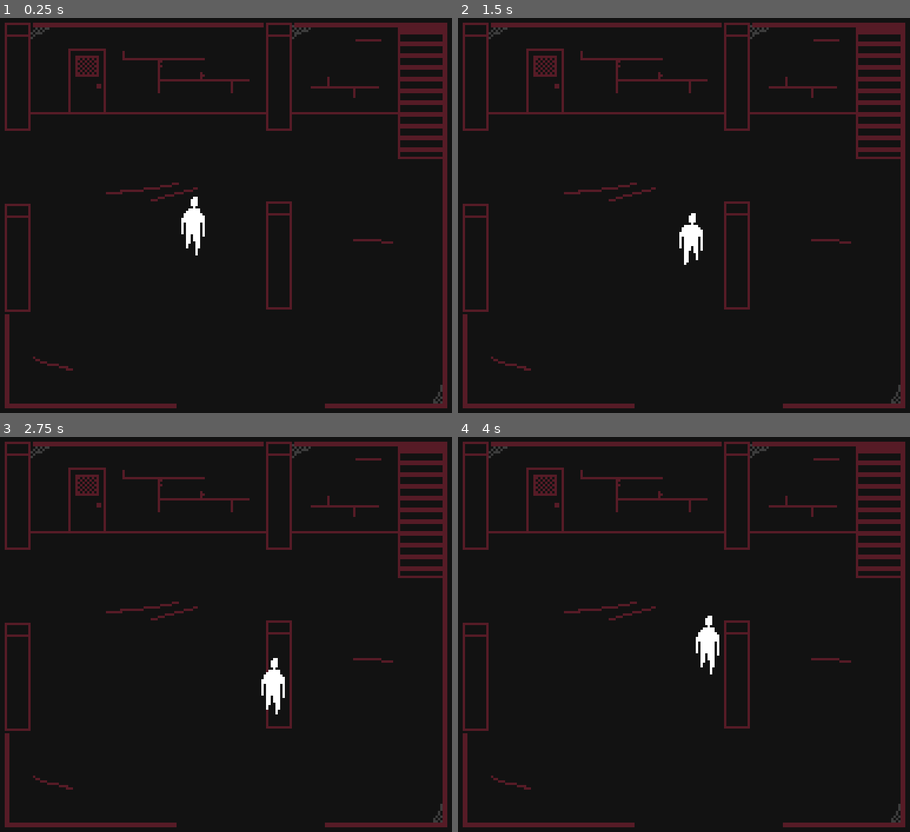
Above: before the commit, frames 1-4 (two rows, left to right).
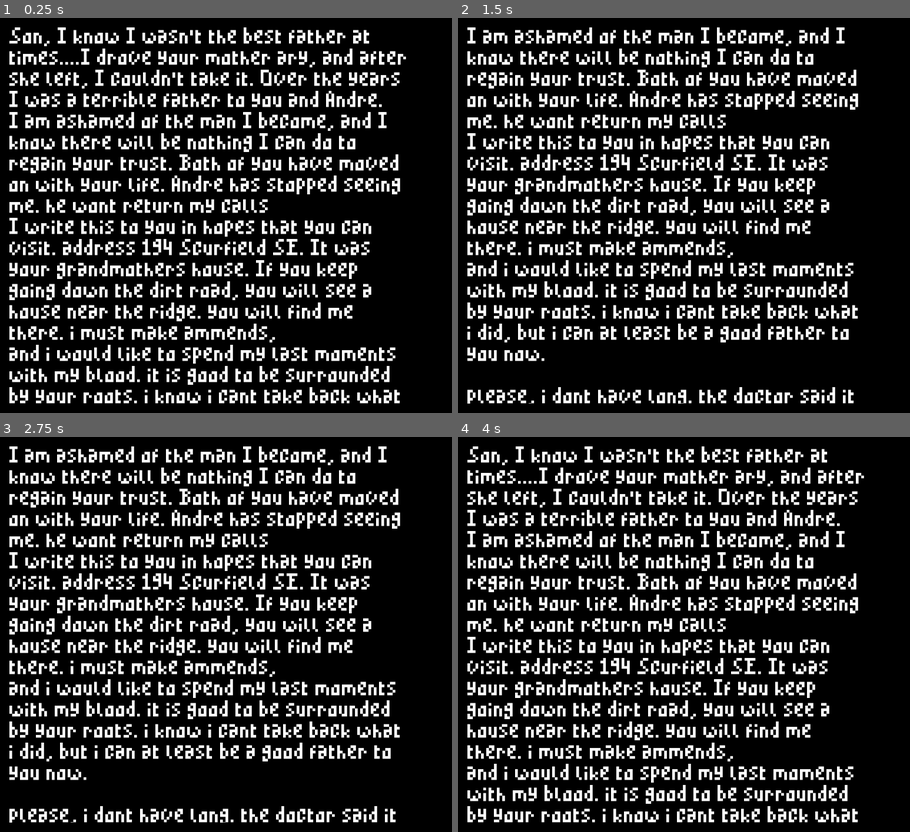
Above: after the commit, the same moments.

Repository: matthew-hre/GGJ2023
Game: Godot game, scene res://Scenes/Game.tscn
Same seed, same stepped clock (60 frames per second), same inputs: the game is played once before the commit and once after it.
Inputs:
- Up to frame 1 (0.25 s): no input
- Up to frame 2 (1.5 s): tap Enter at 0.5 s; hold D (right) 0.53-1.28 s; hold Down (down) from 1.28 s (still down)
- Up to frame 3 (2.75 s): release Down (down) at 2.03 s; hold D (right) from 2.03 s (still down)
- Up to frame 4 (4 s): release D (right) at 2.78 s; hold W (up) 2.78-3.53 s; hold A (left) from 3.53 s (still down)

The runs differ from the first frame. In frame 1, 28% of the frame differs, in the area x 1-99%, y 1-99%; in frame 2, 26%; in frame 3, 26%; in frame 4, 29%.

Commit message:
added note manager

Diff:
--- /dev/null
+++ b/Assets/Fonts/notefont.tres
@@ -0,0 +1,9 @@
+[gd_resource type="DynamicFont" load_steps=2 format=2]
+
+[ext_resource path="res://Assets/Fonts/MinimalPixel v2.ttf" type="DynamicFontData" id=1]
+
+[resource]
+size = 8
+outline_color = Color( 1, 1, 1, 0 )
+use_filter = true
+font_data = ExtResource( 1 )
--- a/Scenes/Game.tscn
+++ b/Scenes/Game.tscn
@@ -1,10 +1,11 @@
-[gd_scene load_steps=11 format=2]
+[gd_scene load_steps=12 format=2]
 
 [ext_resource path="res://Scenes/Player.tscn" type="PackedScene" id=1]
 [ext_resource path="res://Assets/template/template-top.png" type="Texture" id=2]
 [ext_resource path="res://Assets/template/template-base.png" type="Texture" id=3]
+[ext_resource path="res://Scenes/NoteManager.tscn" type="PackedScene" id=4]
 
-[sub_resource type="GDScript" id=7]
+[sub_resource type="GDScript" id=1]
 script/source = "extends Sprite
 
 
@@ -38,16 +39,21 @@
 [sub_resource type="RectangleShape2D" id=6]
 extents = Vector2( 10, 30.5206 )
 
-[sub_resource type="RectangleShape2D" id=1]
+[sub_resource type="RectangleShape2D" id=7]
 extents = Vector2( 5.48839, 10.1987 )
 
 [node name="Game" type="Node"]
+
+[node name="NoteManager" type="Node2D" parent="."]
+z_index = 4096
+
+[node name="NoteManager" parent="NoteManager" instance=ExtResource( 4 )]
 
 [node name="TopLayer" type="Sprite" parent="."]
 z_index = 1
 texture = ExtResource( 2 )
 centered = false
-script = SubResource( 7 )
+script = SubResource( 1 )
 
 [node name="Player" parent="." instance=ExtResource( 1 )]
 position = Vector2( 82, 88 )
--- /dev/null
+++ b/Scenes/NoteManager.gd
@@ -0,0 +1,38 @@
+extends Control
+
+var file = File.new()
+var text = ""
+var wrap_width = 0
+var current_line = 0
+
+var font = load("res://Assets/Fonts/notefont.tres")
+
+func _ready():
+	# set z index to 1000 so it's on top of everything
+
+	file.open("res://Assets/notes/note1.txt", File.READ)
+	text = file.get_as_text()
+	file.close()
+
+	wrap_width = get_viewport_rect().size.x - 20
+	current_line = 0
+
+func _draw():
+	draw_rect(Rect2(0, 0, get_viewport_rect().size.x, get_viewport_rect().size.y), Color(0, 0, 0, 1))
+	$RichTextLabel.bbcode_text = text
+	$RichTextLabel.get_child(0).modulate.a = 0
+
+func _input(event):
+	# in the player presses the down key, scroll down
+	if event.is_action_pressed("down"):
+		if current_line < $RichTextLabel.get_line_count() - 1:
+			current_line += 1
+			$RichTextLabel.scroll_to_line(current_line)
+		$RichTextLabel.scroll_to_line(current_line)
+
+	# if the player presses the up key, scroll up
+	if event.is_action_pressed("up"):
+		if current_line > 0:
+			current_line -= 1
+			$RichTextLabel.scroll_to_line(current_line)
+		$RichTextLabel.scroll_to_line(current_line)
--- /dev/null
+++ b/Scenes/NoteManager.tscn
@@ -0,0 +1,23 @@
+[gd_scene load_steps=3 format=2]
+
+[ext_resource path="res://Scenes/NoteManager.gd" type="Script" id=1]
+[ext_resource path="res://Assets/Fonts/notefont.tres" type="DynamicFont" id=2]
+
+[node name="NoteManager" type="Control"]
+anchor_right = 1.0
+anchor_bottom = 1.0
+script = ExtResource( 1 )
+__meta__ = {
+"_edit_use_anchors_": false
+}
+
+[node name="RichTextLabel" type="RichTextLabel" parent="."]
+margin_left = 4.0
+margin_top = 4.0
+margin_right = 188.0
+margin_bottom = 164.0
+custom_fonts/normal_font = ExtResource( 2 )
+text = "	"
+__meta__ = {
+"_edit_use_anchors_": false
+}
--- a/project.godot
+++ b/project.godot
@@ -21,33 +21,33 @@
 window/size/resizable=false
 window/size/test_width=960
 window/size/test_height=840
-window/stretch/mode="viewport"
+window/stretch/mode="2d"
 window/stretch/aspect="keep"
 
 [input]
 
 up={
 "deadzone": 0.5,
-"events": [ Object(InputEventKey,"resource_local_to_scene":false,"resource_name":"","device":0,"alt":false,"shift":false,"control":false,"meta":false,"command":false,"pressed":false,"scancode":87,"physical_scancode":0,"unicode":0,"echo":false,"script":null)
-, Object(InputEventKey,"resource_local_to_scene":false,"resource_name":"","device":0,"alt":false,"shift":false,"control":false,"meta":false,"command":false,"pressed":false,"scancode":16777232,"physical_scancode":0,"unicode":0,"echo":false,"script":null)
+"events": [ Object(InputEventKey,"resource_local_to_scene":false,"resource_name":"","device":0,"alt":false,"shift":false,"control":false,"meta":false,"command":false,"pressed":false,"scancode":87,"unicode":0,"echo":false,"script":null)
+, Object(InputEventKey,"resource_local_to_scene":false,"resource_name":"","device":0,"alt":false,"shift":false,"control":false,"meta":false,"command":false,"pressed":false,"scancode":16777232,"unicode":0,"echo":false,"script":null)
  ]
 }
 down={
 "deadzone": 0.5,
-"events": [ Object(InputEventKey,"resource_local_to_scene":false,"resource_name":"","device":0,"alt":false,"shift":false,"control":false,"meta":false,"command":false,"pressed":false,"scancode":16777234,"physical_scancode":0,"unicode":0,"echo":false,"script":null)
-, Object(InputEventKey,"resource_local_to_scene":false,"resource_name":"","device":0,"alt":false,"shift":false,"control":false,"meta":false,"command":false,"pressed":false,"scancode":83,"physical_scancode":0,"unicode":0,"echo":false,"script":null)
+"events": [ Object(InputEventKey,"resource_local_to_scene":false,"resource_name":"","device":0,"alt":false,"shift":false,"control":false,"meta":false,"command":false,"pressed":false,"scancode":16777234,"unicode":0,"echo":false,"script":null)
+, Object(InputEventKey,"resource_local_to_scene":false,"resource_name":"","device":0,"alt":false,"shift":false,"control":false,"meta":false,"command":false,"pressed":false,"scancode":83,"unicode":0,"echo":false,"script":null)
  ]
 }
 left={
 "deadzone": 0.5,
-"events": [ Object(InputEventKey,"resource_local_to_scene":false,"resource_name":"","device":0,"alt":false,"shift":false,"control":false,"meta":false,"command":false,"pressed":false,"scancode":65,"physical_scancode":0,"unicode":0,"echo":false,"script":null)
-, Object(InputEventKey,"resource_local_to_scene":false,"resource_name":"","device":0,"alt":false,"shift":false,"control":false,"meta":false,"command":false,"pressed":false,"scancode":16777231,"physical_scancode":0,"unicode":0,"echo":false,"script":null)
+"events": [ Object(InputEventKey,"resource_local_to_scene":false,"resource_name":"","device":0,"alt":false,"shift":false,"control":false,"meta":false,"command":false,"pressed":false,"scancode":65,"unicode":0,"echo":false,"script":null)
+, Object(InputEventKey,"resource_local_to_scene":false,"resource_name":"","device":0,"alt":false,"shift":false,"control":false,"meta":false,"command":false,"pressed":false,"scancode":16777231,"unicode":0,"echo":false,"script":null)
  ]
 }
 right={
 "deadzone": 0.5,
-"events": [ Object(InputEventKey,"resource_local_to_scene":false,"resource_name":"","device":0,"alt":false,"shift":false,"control":false,"meta":false,"command":false,"pressed":false,"scancode":68,"physical_scancode":0,"unicode":0,"echo":false,"script":null)
-, Object(InputEventKey,"resource_local_to_scene":false,"resource_name":"","device":0,"alt":false,"shift":false,"control":false,"meta":false,"command":false,"pressed":false,"scancode":16777233,"physical_scancode":0,"unicode":0,"echo":false,"script":null)
+"events": [ Object(InputEventKey,"resource_local_to_scene":false,"resource_name":"","device":0,"alt":false,"shift":false,"control":false,"meta":false,"command":false,"pressed":false,"scancode":68,"unicode":0,"echo":false,"script":null)
+, Object(InputEventKey,"resource_local_to_scene":false,"resource_name":"","device":0,"alt":false,"shift":false,"control":false,"meta":false,"command":false,"pressed":false,"scancode":16777233,"unicode":0,"echo":false,"script":null)
  ]
 }
 
Binary file added: Assets/Fonts/MinimalPixel v2.ttf
Not shown, added: Assets/Sound Effects/door knock.mp3.import
Not shown, added: Assets/Sound Effects/other room noise.mp3.import
Not shown, added: Assets/Sound Effects/player_takes_damage.mp3.import
Not shown, added: Assets/Sound Effects/room noisemp3.mp3.import
Not shown: 1 places in Scenes/Game.tscn that only renumber resources
